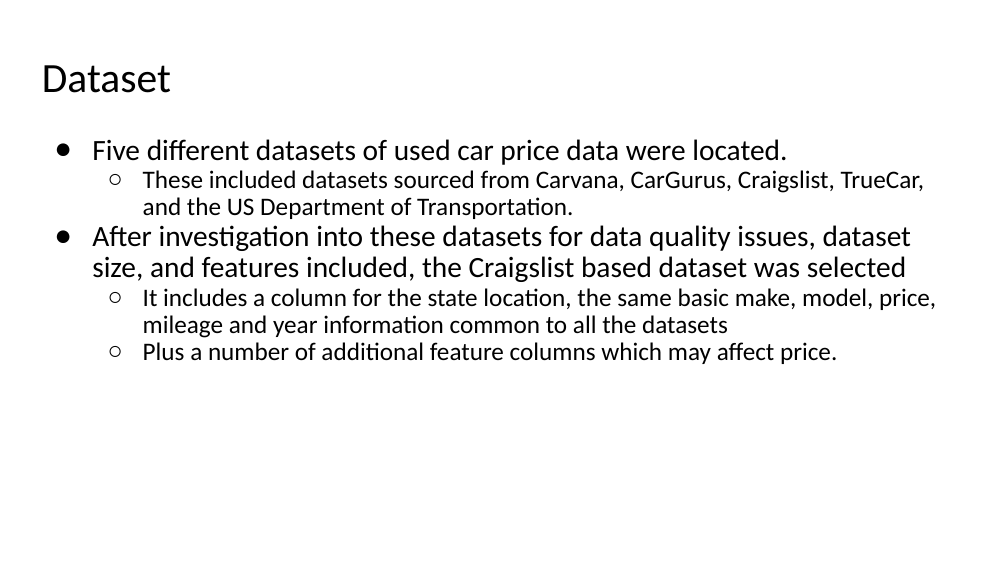
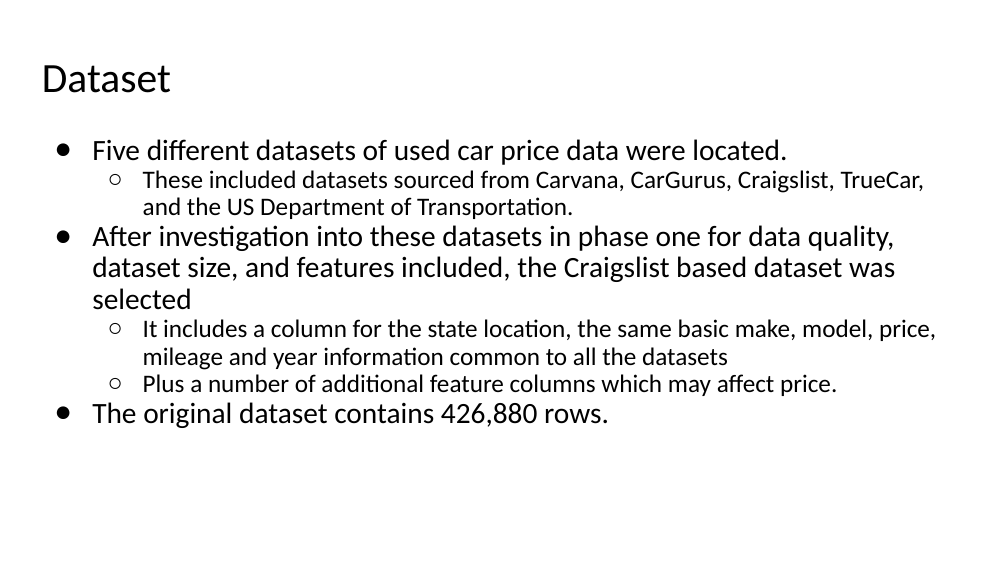
Before and after one commit to ranton256/used_car_sale_price_analysis, a slide deck: slide 5 of DSCI521_rna63_final_project_pres.pptx. Drawn at 1008x567 pixels with LibreOffice and Linux fonts; fonts in the diff are those of the drawing; background and template pictures are left out. Boxes give left, top, right and bottom in pixels: in the first picture for what was removed or moved away, otherwise in the second. Text is boxed around its words. In the diff, an @@ line names an element or a change of style, - is before the commit and + after.

```diff
--- a/DSCI521_rna63_final_project_pres.pptx
+++ b/DSCI521_rna63_final_project_pres.pptx
@@ text at (92, 225, 895, 310): text changed @@
-● After investigation into these datasets for data quality issues, dataset size, and features included, the Craigslist based dataset was selected
+● After investigation into these datasets in phase one for data quality, dataset size, and features included, the Craigslist based dataset was selected
@@ text at (92, 402, 609, 428): paragraph added @@
+● The original dataset contains 426,880 rows.
```
Also in this commit, not shown: 14 other slides changed, 1 slide added, 1 slide removed, 4 other files.
